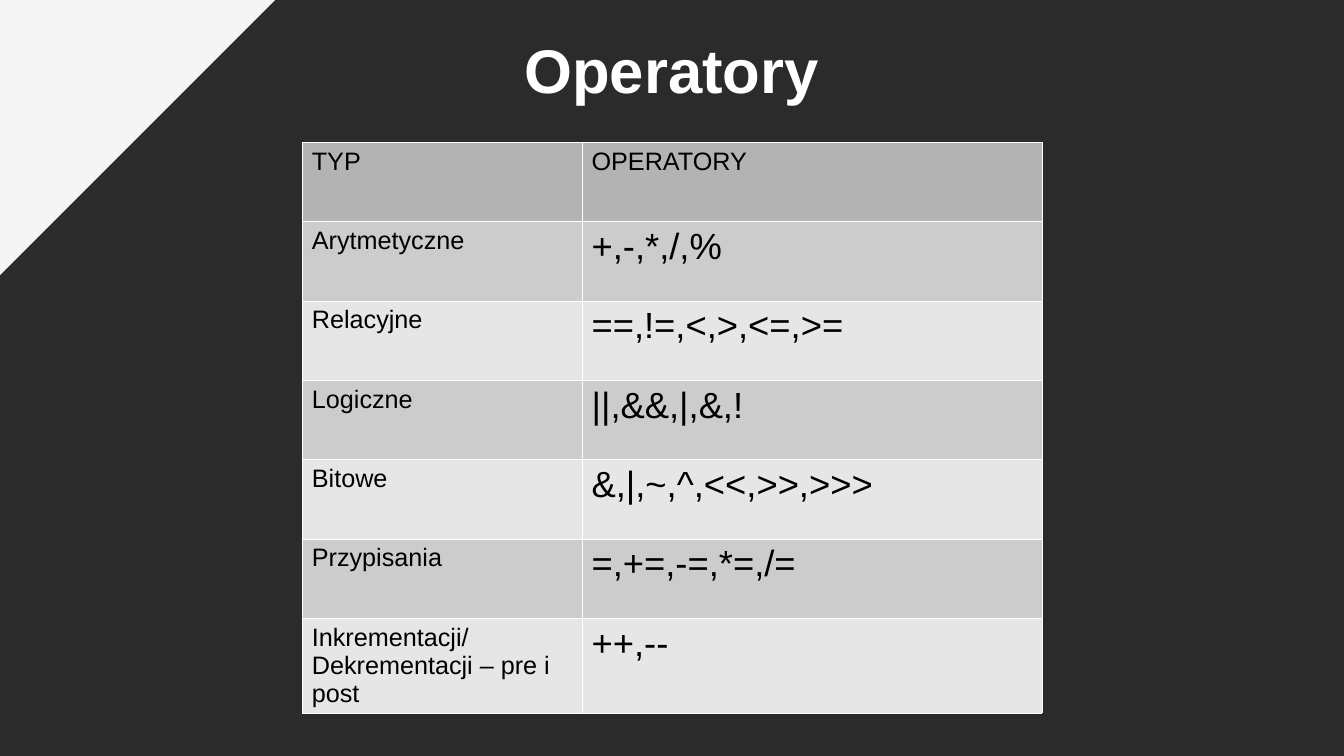
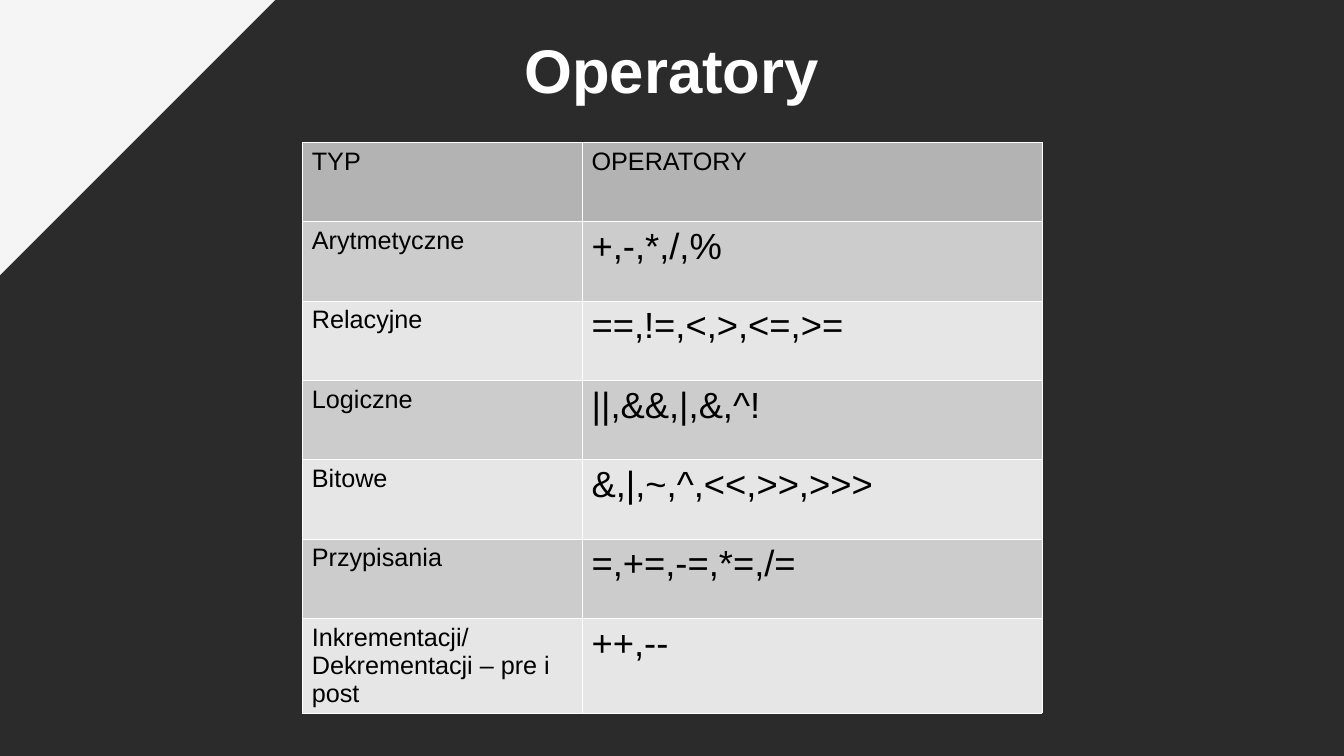
Before and after one commit to pkrajnik/WprowadzenieDoJava4Zajecia, a slide deck: slide 9 of WprowadzenieDoJezykaJAVA_v2_PiotrKrajnik.pptx. Drawn at 1344x756 pixels with LibreOffice and Linux fonts; fonts in the diff are those of the drawing; background and template pictures are left out; a plain dark background stands for a picture behind light text. Boxes give left, top, right and bottom in pixels: in the first picture for what was removed or moved away, otherwise in the second. Text is boxed around its words. In the diff, an @@ line names an element or a change of style, - is before the commit and + after.

```diff
--- a/WprowadzenieDoJezykaJAVA_v2_PiotrKrajnik.pptx
+++ b/WprowadzenieDoJezykaJAVA_v2_PiotrKrajnik.pptx
@@ table at [302, 142, 1044, 712] @@
-row 4, column 2: ||,&&,|,&,!
+row 4, column 2: ||,&&,|,&,^!
```
Also in this commit, not shown: 2 other slides changed.
